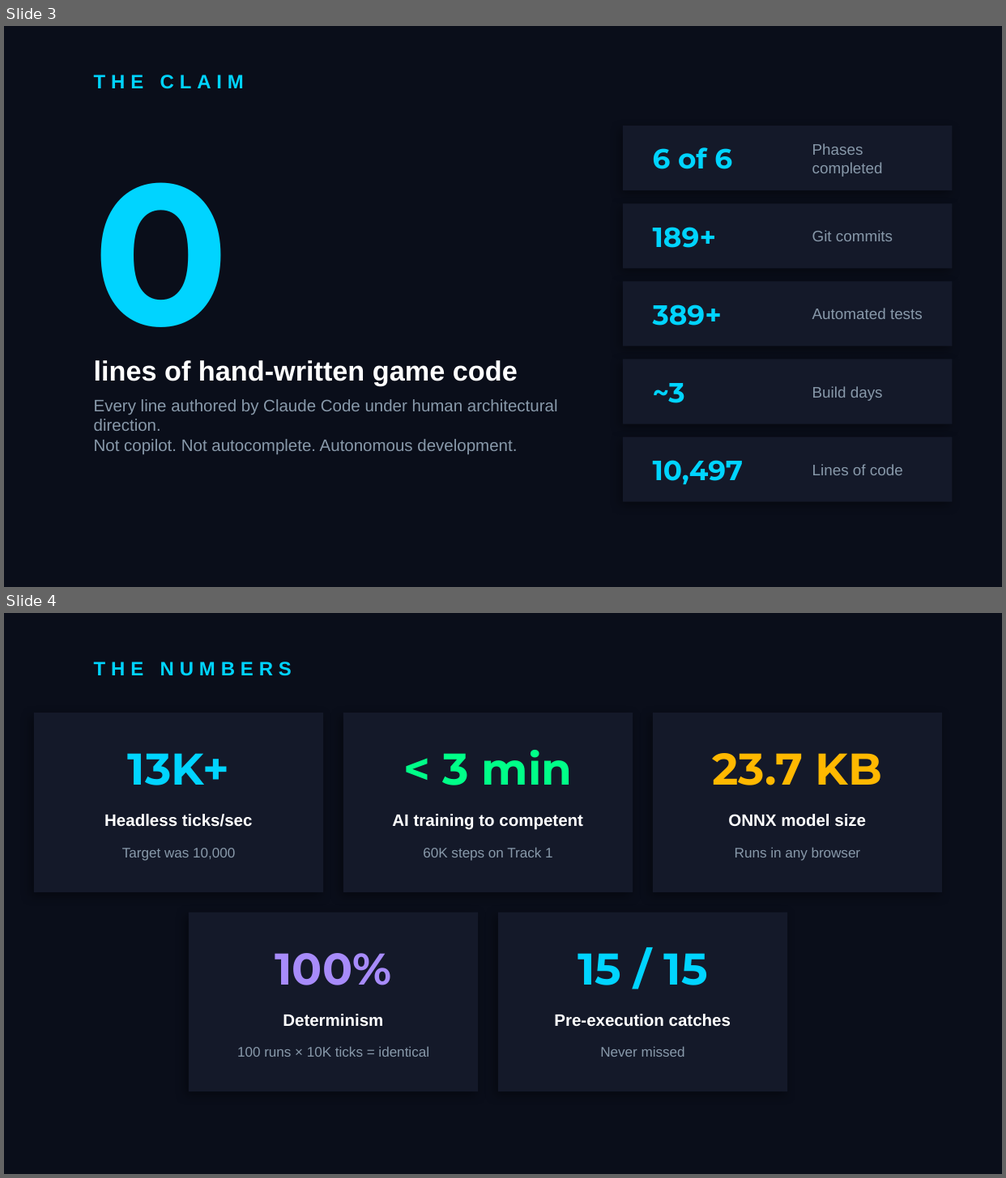
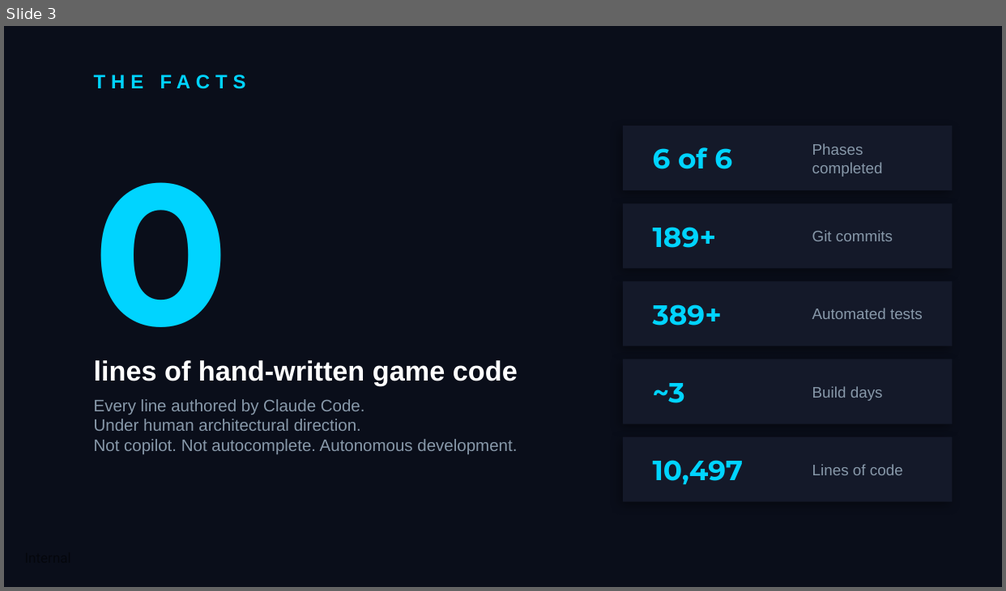
Before and after one commit to mbriggsy/ai-learning-journey, a slide deck: projects/top-down-racer-02/docs/summary/AI-Autonomy-Executive-Deck.pptx. Shown one above the other, each under a label of ours: slides 3 and 4 before the commit, slide 3 after it. The pictures are 1006x1178 and 1006x591 pixels, drawn with LibreOffice and Linux fonts; fonts in the diff are those of the drawing. Boxes give left, top, right and bottom in pixels: in the first picture for what was removed or moved away, otherwise in the second. Text is boxed around its words. In the diff, an @@ line names an element or a change of style, - is before the commit and + after.

```diff
--- a/projects/top-down-racer-02/docs/summary/AI-Autonomy-Executive-Deck.pptx
+++ b/projects/top-down-racer-02/docs/summary/AI-Autonomy-Executive-Deck.pptx
@@ slide 4 removed at [4,613,1002,1174], background #0A0E1A @@
@@ text removed at [94,662,292,676] @@
-THE NUMBERS
@@ rectangle removed at [34,713,323,892] @@
@@ rectangle removed at [343,713,633,892] @@
@@ rectangle removed at [653,713,942,892] @@
@@ text removed at [128,753,229,786] @@
-13K+
@@ text removed at [443,750,573,786] @@
-< 3 min
@@ text removed at [712,753,882,786] @@
-23.7 KB
@@ text removed at [104,814,253,827] @@
-Headless ticks/sec
@@ text removed at [392,814,583,830] @@
-AI training to competent
@@ text removed at [728,814,866,827] @@
-ONNX model size
@@ text removed at [122,848,235,861] @@
-Target was 10,000
@@ text removed at [423,847,553,861] @@
-60K steps on Track 1
@@ text removed at [735,847,861,861] @@
-Runs in any browser
@@ rectangle removed at [189,913,478,1092] @@
@@ rectangle removed at [498,913,787,1092] @@
@@ text removed at [275,953,392,986] @@
-100%
@@ text removed at [577,953,708,986] @@
-15 / 15
@@ text removed at [283,1014,383,1027] @@
-Determinism
@@ text removed at [554,1014,731,1027] @@
-Pre-execution catches
@@ text removed at [237,1046,429,1057] @@
-100 runs × 10K ticks = identical
@@ text removed at [600,1046,685,1057] @@
-Never missed
@@ slide 3 changed as well @@
@@ text at [94,75,246,89]: text changed @@
-THE CLAIM
+THE FACTS
@@ text at [94,399,365,431]: text changed @@
-Every line authored by Claude Code under human architectural direction.
+Every line authored by Claude Code.
+Under human architectural direction.
```
Also in this commit, not shown: 8 other slides changed, 2 other files.
